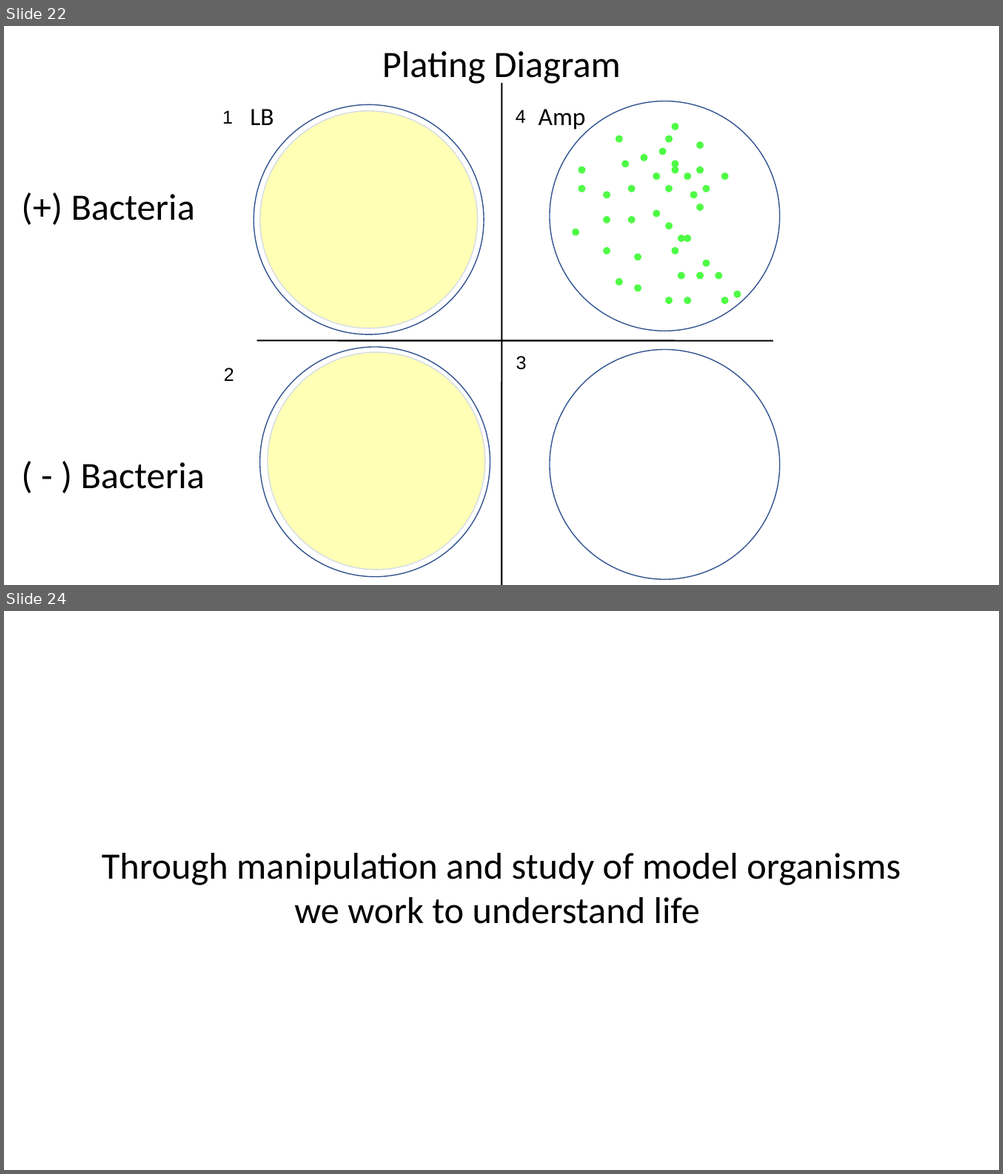
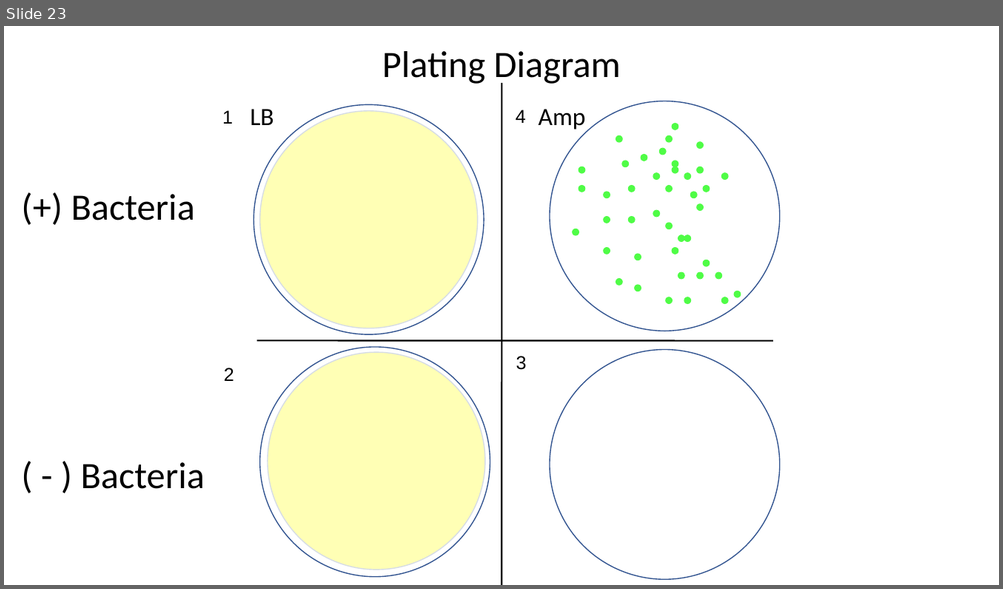
Before and after one commit to JasonJWilliamsNY/science_institute_2021, a slide deck: _includes/slides/bacterial-transformation_II.pptx. Shown one above the other, each under a label of ours: slides 22 and 24 before the commit, slide 23 after it; the slides between them are not shown. The pictures are 1003x1174 and 1003x589 pixels, drawn with LibreOffice and Linux fonts; fonts in the diff are those of the drawing. Boxes give left, top, right and bottom in pixels: in the first picture for what was removed or moved away, otherwise in the second. Text is boxed around its words. In the diff, an @@ line names an element or a change of style, - is before the commit and + after.

```diff
--- a/_includes/slides/bacterial-transformation_II.pptx
+++ b/_includes/slides/bacterial-transformation_II.pptx
@@ slide 24 removed at (4, 611, 999, 1170), background #FFFFFF @@
@@ text removed at (102, 853, 900, 924) @@
-Through manipulation and study of model organisms
-we work to understand life
@@ what was slide 22 is now slide 23 @@
```
Also in this commit, not shown: 1 slide changed, 9 slides added, 4 other slides removed, 2 other files.
